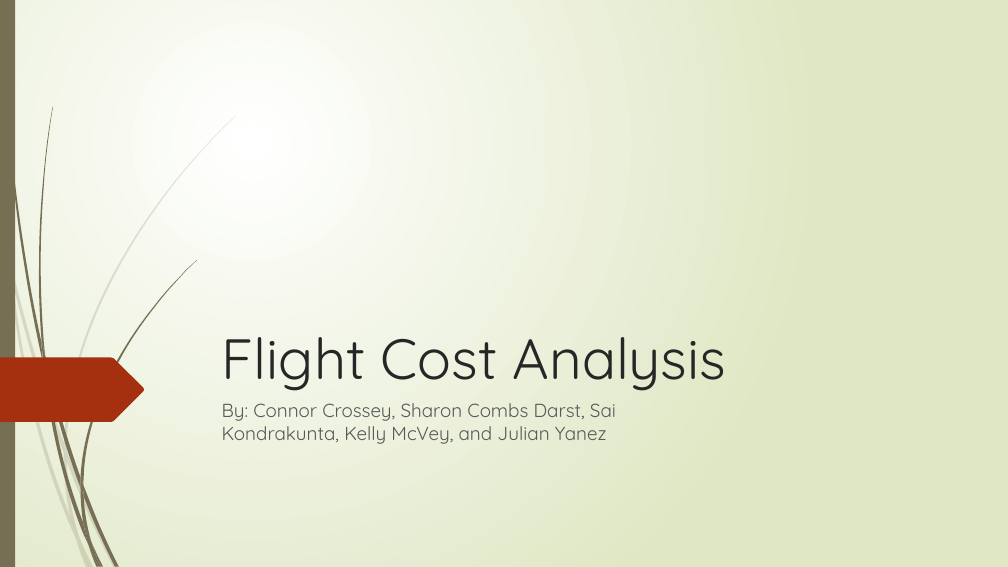
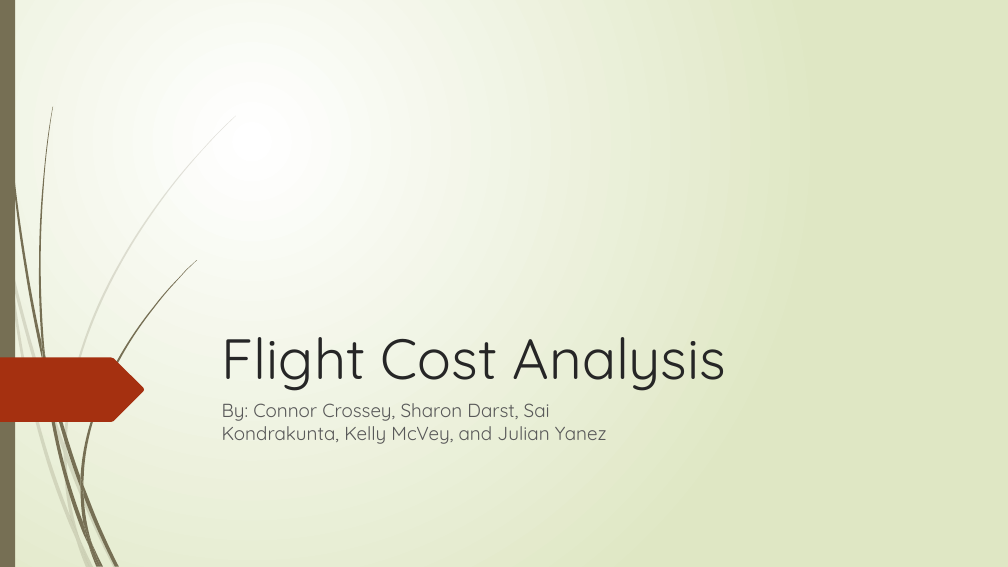
Before and after one commit to darstsharon/FlightCostAnalysis, a slide deck: slide 1 of Flight Cost Analysis.pptx. Drawn at 1008x567 pixels with LibreOffice and Linux fonts; fonts in the diff are those of the drawing. Boxes give left, top, right and bottom in pixels: in the first picture for what was removed or moved away, otherwise in the second. Text is boxed around its words. In the diff, an @@ line names an element or a change of style, - is before the commit and + after.

```diff
--- a/Flight Cost Analysis.pptx
+++ b/Flight Cost Analysis.pptx
@@ subtitle at [222, 403, 607, 444]: text changed @@
-By: Connor Crossey, Sharon Combs Darst, Sai Kondrakunta, Kelly McVey, and Julian Yanez
+By: Connor Crossey, Sharon Darst, Sai Kondrakunta, Kelly McVey, and Julian Yanez
```
Also in this commit, not shown: 9 other slides changed, 1 slide added, 1 slide removed, 2 other files.
